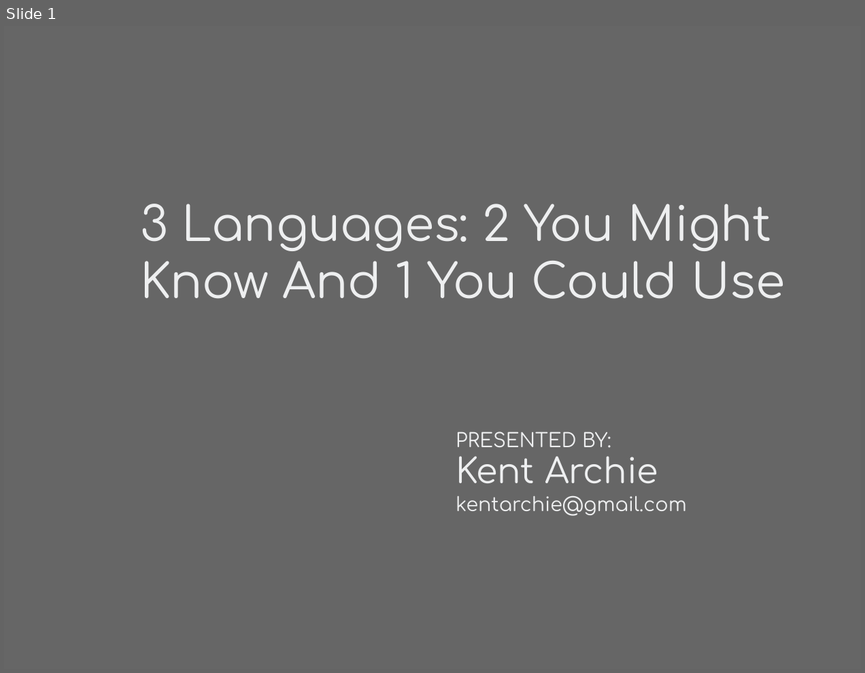
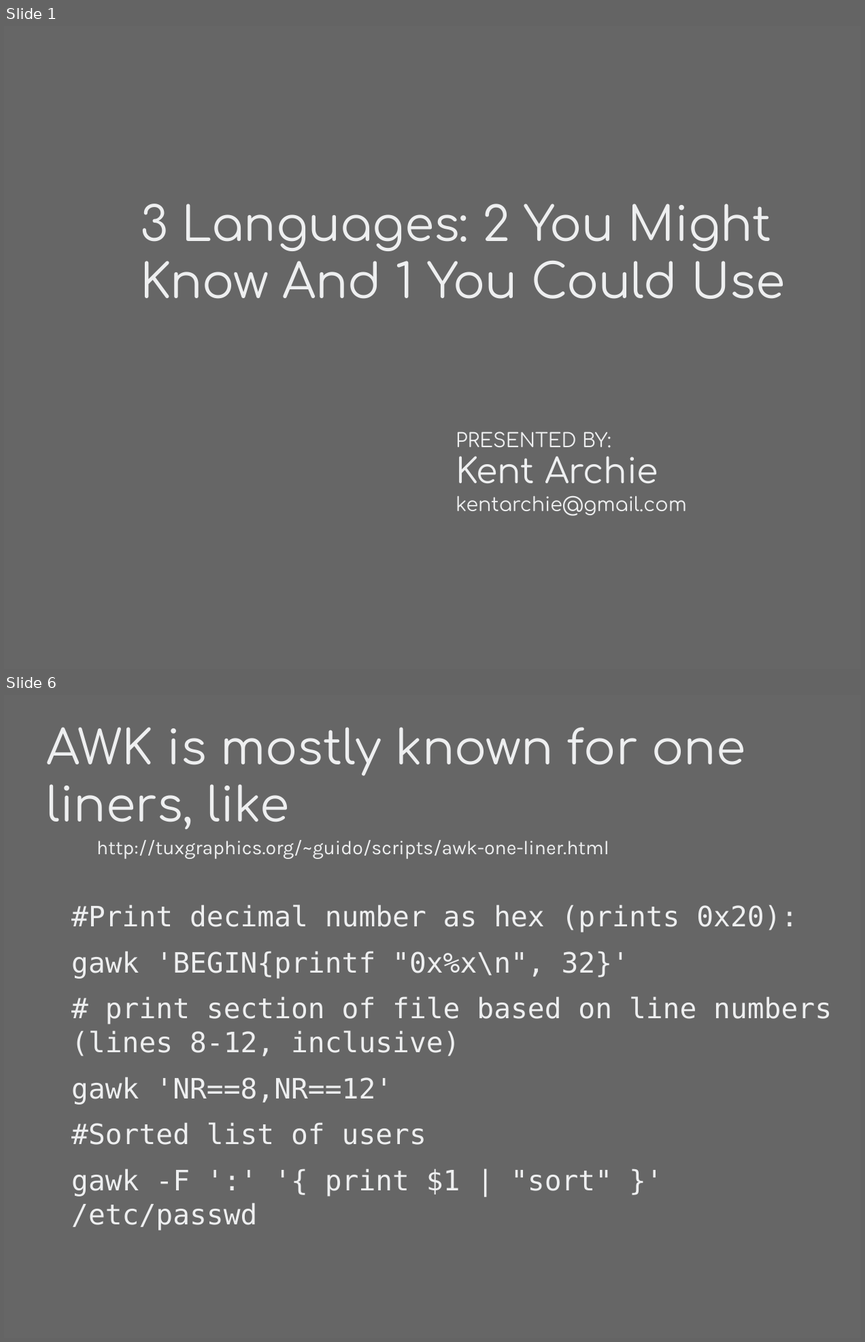
Before and after one commit to kentarchie/three-languages-talk, a slide deck: Slides/ThreeLanguages.odp. Shown one above the other, each under a label of ours: slide 1 before the commit, slides 1 and 6 after it; the slides between them are not shown. The pictures are 865x673 and 865x1342 pixels, drawn with LibreOffice and Linux fonts; fonts in the diff are those of the drawing. Boxes give left, top, right and bottom in pixels: in the first picture for what was removed or moved away, otherwise in the second. Text is boxed around its words. In the diff, an @@ line names an element or a change of style, - is before the commit and + after.

```diff
--- a/Slides/ThreeLanguages.odp
+++ b/Slides/ThreeLanguages.odp
@@ slide 6 added at (4,695,861,1338), background #666666 @@
@@ title added at (47,727,745,829), 44 pt, text #EEEFF0 @@
+AWK is mostly known for one liners, like
@@ text added at (96,840,609,859), 18 pt, text #EEEFF0 @@
+http://tuxgraphics.org/~guido/scripts/awk-one-liner.html
@@ text added at (71,904,832,1230), 26 pt, text #EEEFF0 @@
+#Print decimal number as hex (prints 0x20):
+gawk 'BEGIN{printf "0x%x\n", 32}'
+# print section of file based on line numbers (lines 8-12, inclusive)
+gawk 'NR==8,NR==12'
+#Sorted list of users
+gawk -F ':' '{ print $1 | "sort" }' /etc/passwd
```
Also in this commit, not shown: 30 other slides added, 15 other files.
